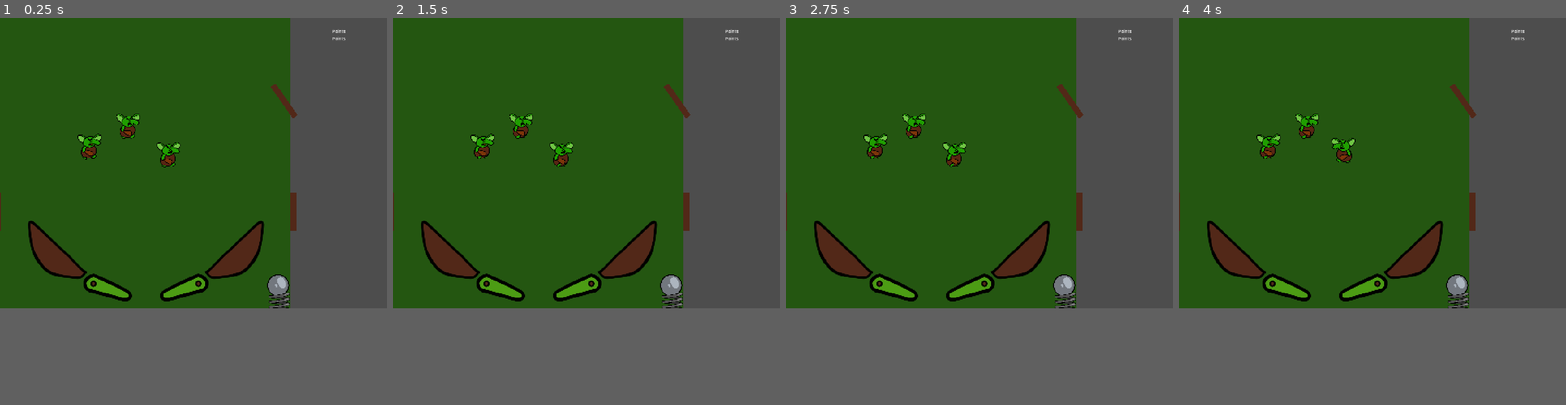
Above: before the commit, frames 1-4 (left to right).
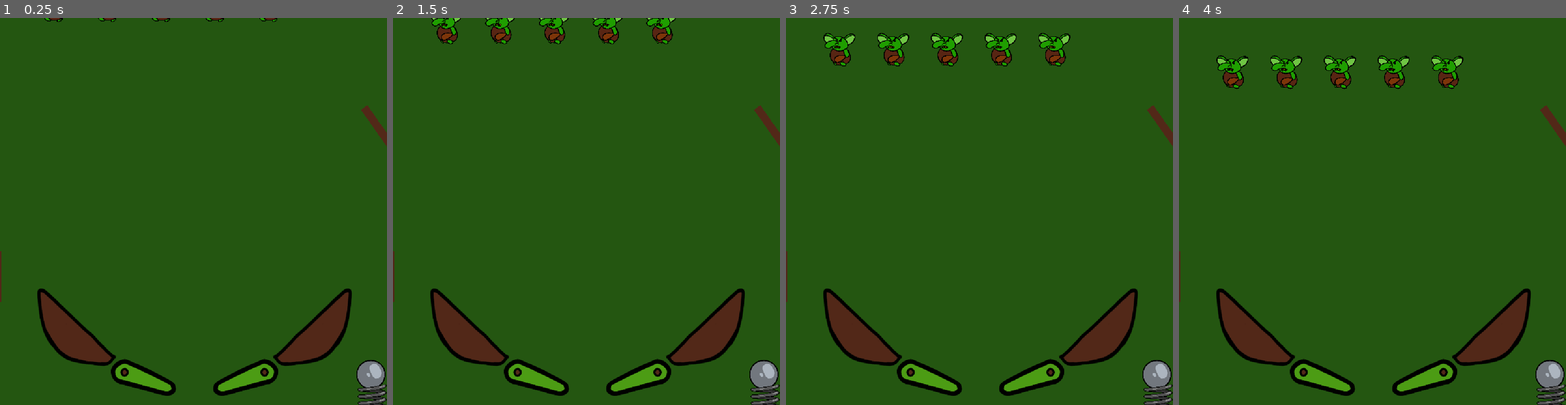
Above: after the commit, the same moments.

Repository: Spoingo/Goblin-Pinball
Game: Godot game, scene res://level.tscn
Same seed, same stepped clock (60 frames per second), same inputs: the game is played once before the commit and once after it. The project has no main scene, so this scene is started directly.
Inputs:
- Up to frame 1 (0.25 s): no input
- Up to frame 2 (1.5 s): hold Shift (Lshift) 0.53-1.28 s; tap Shift (Lshift) at 1.35 s
- Up to frame 3 (2.75 s): hold Shift (Lshift) from 2.03 s (still down)
- Up to frame 4 (4 s): release Shift (Lshift) at 2.78 s; tap Shift (Lshift) at 2.85 s; hold Shift (Lshift) from 3.53 s (still down)
In our replay, the window is 800x600 before the commit and 800x800 after it. These sizes can differ from the game's own. Grey fills any space a smaller window leaves; there, only what the larger window draws over its background counts as a difference.

The runs differ from the first frame. In frame 1, 29% of the frame differs, in the area x 0-100%, y 0-100%; in frame 2, 31%; in frame 3, 32%; in frame 4, 32%.

Commit message:
wave spawning

Diff:
--- a/goblin-pinball/flippers.tscn
+++ b/goblin-pinball/flippers.tscn
@@ -1,7 +1,7 @@
 [gd_scene format=3 uid="uid://5adapfc6lmd6"]
 
 [ext_resource type="Script" uid="uid://cledupjga0sgw" path="res://flippers.gd" id="1_4mnnx"]
-[ext_resource type="Texture2D" uid="uid://dc71kx25vbqga" path="res://Untitled_Artwork 32 copy 3.png" id="2_4mnnx"]
+[ext_resource type="Texture2D" uid="uid://dc71kx25vbqga" path="res://Assets/Flipper.png" id="2_4mnnx"]
 
 [sub_resource type="CapsuleShape2D" id="CapsuleShape2D_lmrx4"]
 radius = 13.034645
--- a/goblin-pinball/level.gd
+++ b/goblin-pinball/level.gd
@@ -4,10 +4,18 @@
 
 @onready var pinball_y_location = 0
 
+var wave = 1
+
 var wiping_screen = false
 var wipe_point = 0
 
 var ball_in_launcher = true
+
+var enemy_count = 0
+
+
+func _ready() -> void:
+	spawn_wave()
 
 func _process(delta: float) -> void:
 	pinball_y_location = pinball.global_position.y + 45
@@ -18,8 +26,12 @@
 		$FlickBlock.rotation_degrees = 55
 
 
+
 	else:
 		$LaunchDetect.monitoring = false
+	if enemy_count <= 1:
+		wave += 1
+		spawn_wave()
 
 	if Input.is_action_pressed("Lshift") and Input.is_action_pressed("Rshift"):
 		if $wipe.is_stopped():
@@ -117,6 +129,29 @@
 		$Wiper.position.x = wipe_point - $Wiper.size.x
 		wiping_screen = false
 
+func spawn_wave():
+	var wave_spawns = []
+	#if wave == 1:
+	wave_spawns = [
+		#[nodepath,position]
+		["res://peon.tscn",Vector2(150,275)],
+		["res://peon.tscn",Vector2(300,390)],
+		["res://peon.tscn",Vector2(450,275)],
+		["res://peon.tscn",Vector2(600,390)],
+		["res://peon.tscn",Vector2(750,275)]
+	]
+	enemy_count += wave_spawns.size()
+	print(wave_spawns.size())
+
+	for enemy in wave_spawns:
+		var enemy_spawn = load(enemy[0]).instantiate()
+		enemy_spawn.spawn_position = enemy[1]
+		enemy_spawn.position = enemy[1]
+		enemy_spawn.position.y = -4
+		$Enemies.add_child(enemy_spawn)
+
+
+
 
 func _on_wipe_timeout() -> void:
 	wipe_point = 0
--- a/goblin-pinball/level.tscn
+++ b/goblin-pinball/level.tscn
@@ -1,14 +1,13 @@
 [gd_scene format=3 uid="uid://bxy6084lormh4"]
 
 [ext_resource type="Script" uid="uid://d3oqari8wbkbb" path="res://level.gd" id="1_1ainy"]
-[ext_resource type="Texture2D" uid="uid://cemfvpu6fuoge" path="res://Untitled_Artwork 32 copy 6.png" id="2_km5ld"]
-[ext_resource type="Texture2D" uid="uid://cr3dx3vr4j3w5" path="res://Untitled_Artwork 32 copy 5.png" id="2_n6hdu"]
+[ext_resource type="Texture2D" uid="uid://cemfvpu6fuoge" path="res://Assets/Bumper_internal.png" id="2_km5ld"]
+[ext_resource type="Texture2D" uid="uid://cr3dx3vr4j3w5" path="res://Assets/Bumper.png" id="2_n6hdu"]
 [ext_resource type="PackedScene" uid="uid://5adapfc6lmd6" path="res://flippers.tscn" id="2_vonw3"]
 [ext_resource type="PackedScene" uid="uid://ca8w0rsmr4slw" path="res://pinball.tscn" id="3_0b4ue"]
 [ext_resource type="Script" uid="uid://b6pkk42c4pey5" path="res://launcher.gd" id="4_0b4ue"]
 [ext_resource type="Texture2D" uid="uid://ci4870rdbv1w2" path="res://Pinball.png" id="8_i2t4f"]
 [ext_resource type="Texture2D" uid="uid://duq7autw1iu2j" path="res://IMG_0069.png" id="8_km5ld"]
-[ext_resource type="PackedScene" uid="uid://dp7oabstfn24n" path="res://peon.tscn" id="9_i2t4f"]
 
 [sub_resource type="PhysicsMaterial" id="PhysicsMaterial_vdxpe"]
 friction = 0.15
@@ -167,7 +166,7 @@
 shape = SubResource("RectangleShape2D_2ekxb")
 
 [node name="Spring" type="VBoxContainer" parent="." unique_id=1888192016]
-z_index = 2
+z_index = 4
 offset_left = 1082.0
 offset_top = 1111.0
 offset_right = 1661.0
@@ -252,6 +251,7 @@
 shape = SubResource("RectangleShape2D_f8gmq")
 
 [node name="UI" type="Control" parent="." unique_id=1457373358]
+visible = false
 layout_mode = 3
 anchors_preset = 0
 offset_left = 1260.0
@@ -316,15 +316,7 @@
 one_shot = true
 
 [node name="Enemies" type="Node2D" parent="." unique_id=1104772433]
-
-[node name="Peon" parent="Enemies" unique_id=1912169604 instance=ExtResource("9_i2t4f")]
-position = Vector2(482, 446)
-
-[node name="Peon2" parent="Enemies" unique_id=136263441 instance=ExtResource("9_i2t4f")]
-position = Vector2(338, 522)
-
-[node name="Peon3" parent="Enemies" unique_id=1297509890 instance=ExtResource("9_i2t4f")]
-position = Vector2(632, 552)
+y_sort_enabled = true
 
 [node name="wipe" type="Timer" parent="." unique_id=953935172]
 one_shot = true
--- a/goblin-pinball/peon.gd
+++ b/goblin-pinball/peon.gd
@@ -6,10 +6,16 @@
 var speed = 50
 
 var dir = Vector2.ZERO
+var x_dir_flip = false
+var y_dir_flip =  false
 
 var stopped
 
 var dead = false
+
+var spawn_position
+
+var spawning = true
 
 func _process(delta: float) -> void:
 	if !dead:
@@ -20,7 +26,23 @@
 			z_index = 1
 
 func _physics_process(delta: float) -> void:
-	if !stopped:
+	if spawning:
+		dir = global_position.direction_to(spawn_position)
+		if round(global_position) == spawn_position:
+			spawning = false
+			stopped = true
+			$MoveTimer.start(5)
+		if !dead:
+			global_position += speed*dir*delta
+	elif !stopped and !dead:
+		if global_position.x+50 >= get_window().size.x or global_position.x-50 <= 0:
+			if !x_dir_flip:
+				x_dir_flip = true
+				dir.x *= -1
+		if global_position.y+400 >= get_window().size.y or global_position.y <= 100:
+			if !y_dir_flip:
+				y_dir_flip = true
+				dir.y *= -1
 		global_position += speed*dir*delta
 		if dir.x < 0:
 			$AnimatedSprite2D.flip_h = false
@@ -37,6 +59,7 @@
 	$CollisionShape2D.set_deferred("disabled",true)
 	$AnimatedSprite2D.visible = false
 	$Sprite2D.visible = true
+	get_parent().get_parent().enemy_count -= 1
 
 func wipe():
 	var tween = create_tween()
@@ -45,6 +68,7 @@
 
 func _on_hitbox_body_entered(body: Node2D) -> void:
 	if body != self:
+		#body.apply_central_force(-body.linear_velocity * 50)
 		die()
 
 
@@ -53,11 +77,14 @@
 	if stopped:
 		stopped = false
 		dir = Vector2.RIGHT.rotated(randf()*TAU)
+
 		$AnimatedSprite2D.play("default")
 	else:
 		stopped = true
+		x_dir_flip = false
+		y_dir_flip = false
 		$AnimatedSprite2D.stop()
-	$MoveTimer.start(randf_range(2.0,5.0))
+	$MoveTimer.start(randf_range(1.0,7.0))
 
 
 func _on_despawn_timeout() -> void:
--- a/goblin-pinball/peon.tscn
+++ b/goblin-pinball/peon.tscn
@@ -1,9 +1,9 @@
 [gd_scene format=3 uid="uid://dp7oabstfn24n"]
 
 [ext_resource type="Script" uid="uid://c78ygm4v0qwau" path="res://peon.gd" id="1_1jjwk"]
-[ext_resource type="Texture2D" uid="uid://cger0aafyu05i" path="res://Untitled_Artwork 32.png" id="1_ksfh5"]
-[ext_resource type="Texture2D" uid="uid://cx37na05qwmb8" path="res://Untitled_Artwork 40.png" id="2_1jjwk"]
-[ext_resource type="Texture2D" uid="uid://didcrnwf1v1os" path="res://Untitled_Artwork 42.png" id="3_2ovaq"]
+[ext_resource type="Texture2D" uid="uid://cger0aafyu05i" path="res://Assets/Goblins/Peon_Walk1.png" id="1_ksfh5"]
+[ext_resource type="Texture2D" uid="uid://cx37na05qwmb8" path="res://Assets/Goblins/Peon_Walk2.png" id="2_1jjwk"]
+[ext_resource type="Texture2D" uid="uid://bvga1fvorf35g" path="res://Untitled_Artwork 42 copy 3.png" id="4_1jjwk"]
 
 [sub_resource type="SpriteFrames" id="SpriteFrames_rdkos"]
 animations = [{
@@ -43,7 +43,8 @@
 
 [node name="Sprite2D" type="Sprite2D" parent="." unique_id=1904318821]
 visible = false
-texture = ExtResource("3_2ovaq")
+scale = Vector2(1.1, 1.1)
+texture = ExtResource("4_1jjwk")
 offset = Vector2(72, -71)
 
 [node name="CollisionShape2D" type="CollisionShape2D" parent="." unique_id=1444027500]
--- a/goblin-pinball/project.godot
+++ b/goblin-pinball/project.godot
@@ -16,7 +16,7 @@
 
 [display]
 
-window/size/viewport_width=1440
+window/size/viewport_width=1080
 window/size/viewport_height=1080
 window/stretch/mode="canvas_items"
 window/stretch/aspect="expand"
Renamed: goblin-pinball/Untitled_Artwork 32 copy 5.png -> goblin-pinball/Assets/Bumper.png
Not shown, changed: goblin-pinball/Assets/Bumper.png.import
Renamed: goblin-pinball/Untitled_Artwork 32 copy 6.png -> goblin-pinball/Assets/Bumper_internal.png
Not shown, added: goblin-pinball/Assets/Bumper_internal.png.import
Renamed: goblin-pinball/Untitled_Artwork 32 copy 3.png -> goblin-pinball/Assets/Flipper.png
Not shown, changed: goblin-pinball/Assets/Flipper.png.import
Binary file added: goblin-pinball/Assets/Goblins/Peon_Dead.png
Not shown, changed: goblin-pinball/Assets/Goblins/Peon_Dead.png.import
Renamed: goblin-pinball/Untitled_Artwork 32.png -> goblin-pinball/Assets/Goblins/Peon_Walk1.png
Not shown, added: goblin-pinball/Assets/Goblins/Peon_Walk1.png.import
Renamed: goblin-pinball/Untitled_Artwork 40.png -> goblin-pinball/Assets/Goblins/Peon_Walk2.png
Not shown, changed: goblin-pinball/Assets/Goblins/Peon_Walk2.png.import
(and 14 more such lines)
